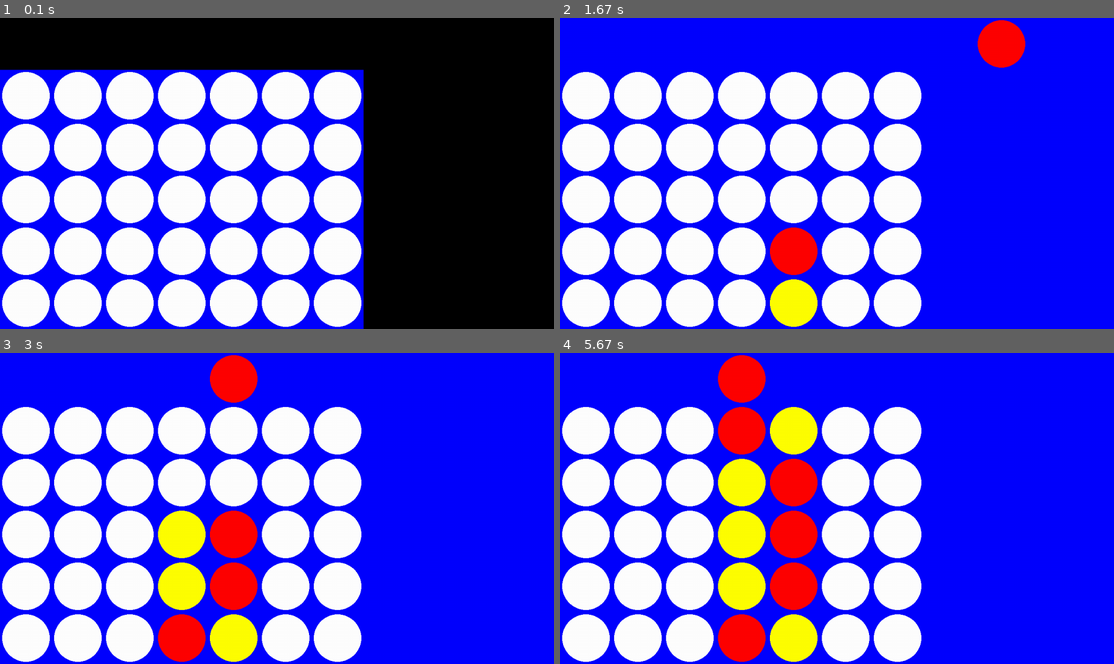
Above: before the commit, frames 1-4 (two rows, left to right).
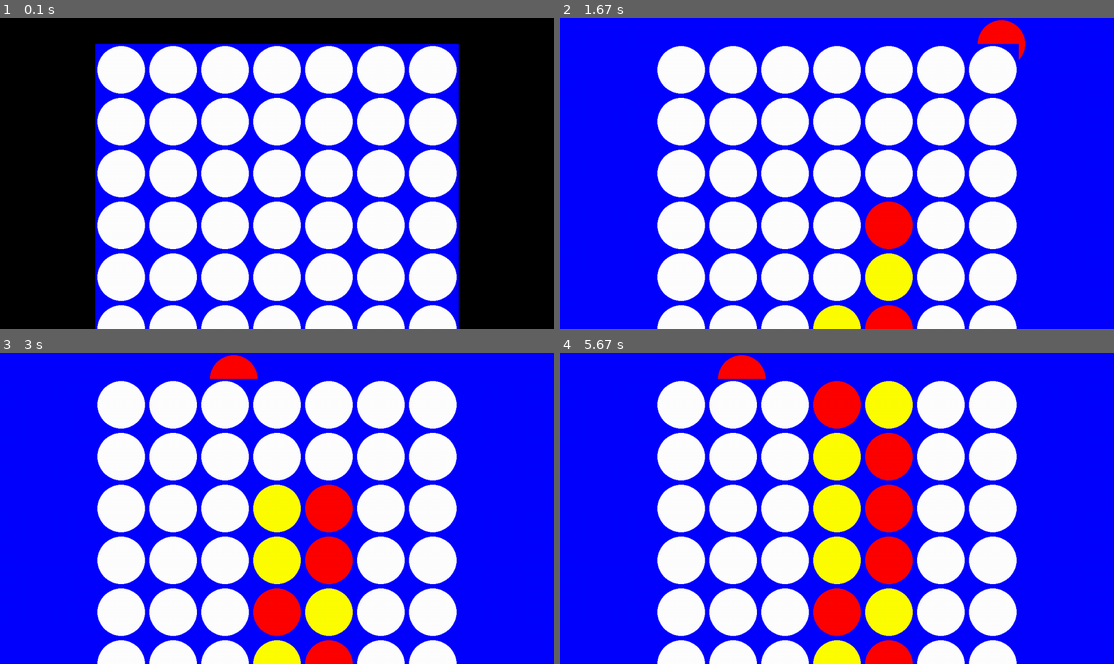
Above: after the commit, the same moments.

Repository: NSAILLE-POWER5/Puissance_4
Game: pygame game, started from interface graphique/interface semi fonctionelle.py
Two runs of this game, one before a commit and one after it. Both use one fixed random seed, a clock stepped at 60 frames per second and the inputs below.
Inputs (mouse positions are in pixels of both pictures, inside the frame that each line leads up to):
- Up to frame 1 (0.1 s): no input
- Up to frame 2 (1.67 s): press the mouse at (792, 148) at 0.37 s; move the mouse to (875, 111) at 0.47 s; release the mouse at (958, 77) at 0.6 s; press the mouse at (792, 198) at 0.7 s; move the mouse to (892, 198) at 0.8 s; release the mouse at (997, 198) at 0.93 s; press the mouse at (792, 148) at 1.03 s; move the mouse to (792, 167) at 1.13 s; release the mouse at (798, 185) at 1.27 s; press the mouse at (715, 173) at 1.37 s; move the mouse to (848, 114) at 1.47 s; release the mouse at (981, 55) at 1.6 s
- Up to frame 3 (3 s): press the mouse at (182, 533) at 1.7 s; move the mouse to (326, 552) at 1.8 s; release the mouse at (470, 570) at 1.93 s; press the mouse at (182, 483) at 2.03 s; move the mouse to (260, 449) at 2.13 s; release the mouse at (337, 418) at 2.27 s; press the mouse at (232, 533) at 2.37 s; move the mouse to (193, 492) at 2.47 s; release the mouse at (155, 449) at 2.6 s; press the mouse at (182, 533) at 2.7 s; move the mouse to (221, 576) at 2.8 s; release the mouse at (254, 617) at 2.93 s
- Up to frame 4 (5.67 s): press the mouse at (792, 533) at 3.03 s; move the mouse to (853, 508) at 3.13 s; release the mouse at (914, 480) at 3.27 s; press the mouse at (715, 483) at 3.37 s; move the mouse to (781, 545) at 3.47 s; release the mouse at (842, 608) at 3.6 s; press the mouse at (715, 483) at 3.7 s; move the mouse to (720, 440) at 3.8 s; release the mouse at (731, 399) at 3.93 s; press the mouse at (792, 533) at 4.03 s; move the mouse to (903, 517) at 4.13 s; release the mouse at (1014, 502) at 4.27 s; press the mouse at (742, 533) at 4.37 s; move the mouse to (692, 573) at 4.47 s; release the mouse at (643, 611) at 4.6 s; press the mouse at (715, 483) at 4.7 s; move the mouse to (670, 514) at 4.8 s; release the mouse at (632, 545) at 4.93 s; press the mouse at (715, 483) at 5.03 s; move the mouse to (770, 499) at 5.13 s; release the mouse at (820, 517) at 5.27 s; press the mouse at (715, 508) at 5.37 s; move the mouse to (731, 530) at 5.47 s; release the mouse at (753, 548) at 5.6 s

The runs differ from the first frame. In frame 1, 56% of the frame differs, in the area x 0-83%, y 8-100%; in frame 2, 49%; in frame 3, 53%; in frame 4, 58%.

Commit message:
Ok, j'ai  modifié de façon à centrer le plateau, en recanche un problème demeure, les pions se placent en décalé par rapport à la sourie, robin si tu trouves comment faire, ça doit être un truc dans les réglages simple à modifier maiis je ne le trouve pas... Bisous et bonne année la team

Diff:
--- a/interface graphique/interface semi fonctionelle.py
+++ b/interface graphique/interface semi fonctionelle.py
@@ -1,12 +1,10 @@
 import pygame
 import sys
-
 
 class ConnectFour:
     def __init__(self):
         pygame.init()
-        #les constantes du programme
-
+        # Les constantes du programme
         self.largeur = 7
         self.hauteur = 6
         self.taile_plateau = 120
@@ -16,7 +14,7 @@
         self.fond = (0, 0, 255)
         self.rond = (255, 255, 255)
         self.fps = 30
-        # pour metre en plain ecran
+        # Pour mettre en plein écran
         self.screen = pygame.display.set_mode((0, 0), pygame.FULLSCREEN)
         self.clock = pygame.time.Clock()
         self.plateau = [[0] * self.largeur for _ in range(self.hauteur)]
@@ -26,31 +24,45 @@
 
     def dessiner_plateau(self):
         """
-        input:
+        Actualise le plateau en le centrant dans la fenêtre.
+        Appelé à chaque tour de la boucle principale.
+
+        Input:
         None
 
-        actualise le plateau
-        appelé a chaque tour de la boucle principale
-
-        return:
+        Output:
         None
         """
         for ligne in range(self.hauteur):
             for colone in range(self.largeur):
-                pygame.draw.rect(self.screen, self.fond, (colone * self.taile_plateau, (ligne + 1) * self.taile_plateau, self.taile_plateau, self.taile_plateau))
-                pygame.draw.circle(self.screen, self.rond if self.plateau[ligne][colone] == 0 else (self.j1_couleur if self.plateau[ligne][colone] == 1 else self.j2_couleur),
-                (colone * self.taile_plateau + self.taile_plateau // 2, (ligne + 1) * self.taile_plateau + self.taile_plateau // 2), self.rayon)
+                # Calcul des coordonnées pour centrer le plateau
+                x = colone * self.taile_plateau + (self.taille[0] - self.largeur * self.taile_plateau) // 2
+                y = (ligne + 1) * self.taile_plateau + (
+                            self.taille[1] - (self.hauteur + 1) * self.taile_plateau) // 2
 
+                # Dessin du rectangle pour représenter l'emplacement de chaque cellule du plateau
+                pygame.draw.rect(self.screen, self.fond, (x, y, self.taile_plateau, self.taile_plateau))
+
+                # Dessin du cercle en fonction de l'occupation de la cellule
+                if self.plateau[ligne][colone] == 1:
+                    pygame.draw.circle(self.screen, self.j1_couleur,
+                                       (x + self.taile_plateau // 2, y + self.taile_plateau // 2), self.rayon)
+                elif self.plateau[ligne][colone] == 2:
+                    pygame.draw.circle(self.screen, self.j2_couleur,
+                                       (x + self.taile_plateau // 2, y + self.taile_plateau // 2), self.rayon)
+                else:
+                    pygame.draw.circle(self.screen, self.rond,
+                                       (x + self.taile_plateau // 2, y + self.taile_plateau // 2), self.rayon)
 
     def placer_pion(self, colone):
         """
-        input:
-        colone: colone ou on place le pion
+        Ajoute un nouveau pion sur le plateau.
 
-        ajoute un nouveau pion sur le plateau
+        Input:
+        colone: Colonne où on place le pion
 
-        return:
-        True si possible sinon False
+        Output:
+        True si possible, sinon False
         """
         for ligne in range(self.hauteur - 1, -1, -1):
             if self.plateau[ligne][colone] == 0:
@@ -58,17 +70,16 @@
                 return True
         return False
 
-
     def chercher_gagnant(self, ligne, colone):
         """
-        input:
-        ligne: ligne du pion centrae de la recherche
-        colone: coloneone du pion centrale de la recherche
+        Vérifie s'il y a un gagnant à partir d'une position donnée.
 
-        tres mal fait je sais mais c'est pas a moi de m'en occuper
+        Input:
+        ligne: Ligne du pion central de la recherche
+        colone: Colonne du pion central de la recherche
 
-        return:
-        True si un gagnant sinon False
+        Output:
+        True si un gagnant, sinon False
         """
         directions = [(0, 1), (1, 0), (1, 1), (1, -1)]
         for dr, dc in directions:
@@ -89,49 +100,50 @@
                 return True
         return False
 
-
     def changer_joueur(self):
         """
-        input:
+        Change le joueur actuel.
+
+        Input:
         None
 
-        change le joueur actuel
-
-        return:
+        Output:
         None
         """
         self.joueur_actuel = 3 - self.joueur_actuel
 
     def run(self):
         """
-        input:
+        Boucle principale du jeu.
+
+        Input:
         None
 
-        boucle principale du jeux
-
-        return:
+        Output:
         None
         """
         while not self.fin_partie:
-            #ferme la fenetre si on appui sur le boutton croix en haut ou sur la touche echap
+            # Ferme la fenêtre si on appuie sur le bouton croix en haut ou sur la touche Echap
             for event in pygame.event.get():
                 if event.type == pygame.QUIT:
                     pygame.quit()
                     sys.exit()
-                elif event.type==pygame.KEYDOWN:
-                        if event.key==pygame.K_ESCAPE:
-                                pygame.quit()
-                                sys.exit()
-                #fait bouger le pion en haut
+                elif event.type == pygame.KEYDOWN:
+                    if event.key == pygame.K_ESCAPE:
+                        pygame.quit()
+                        sys.exit()
+                # Fait bouger le pion en haut
                 elif event.type == pygame.MOUSEMOTION:
-                    pygame.draw.rect(self.screen, self.fond, (0, 0, self.taille[0] , self.taille[1]))
+                    pygame.draw.rect(self.screen, self.fond, (0, 0, self.taille[0], self.taille[1]))
                     colone = event.pos[0] // self.taile_plateau
-                    pygame.draw.circle(self.screen, self.j1_couleur if self.joueur_actuel == 1 else self.j2_couleur,
-                                       (colone * self.taile_plateau + self.taile_plateau // 2, self.taile_plateau // 2), self.rayon)
-                #fait tomber le pion
+                    pygame.draw.circle(self.screen,
+                                       self.j1_couleur if self.joueur_actuel == 1 else self.j2_couleur,
+                                       (colone * self.taile_plateau + self.taile_plateau // 2,
+                                        self.taile_plateau // 2), self.rayon)
+                # Fait tomber le pion
                 elif event.type == pygame.MOUSEBUTTONDOWN:
                     colone = event.pos[0] // self.taile_plateau
-                    ligne= event.pos[1] // self.taile_plateau
+                    ligne = event.pos[1] // self.taile_plateau
                     if self.placer_pion(colone):
                         if self.chercher_gagnant(ligne, colone):
                             self.fin_partie = True
@@ -141,6 +153,5 @@
             pygame.display.flip()
             self.clock.tick(self.fps)
 
-
 game = ConnectFour()
 game.run()
